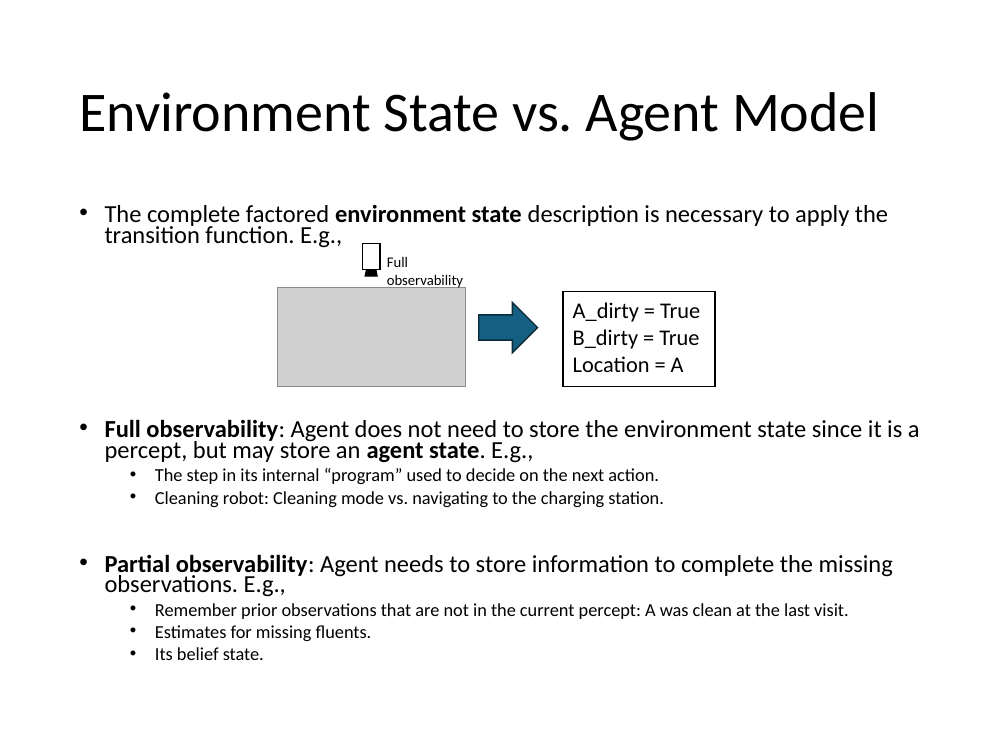
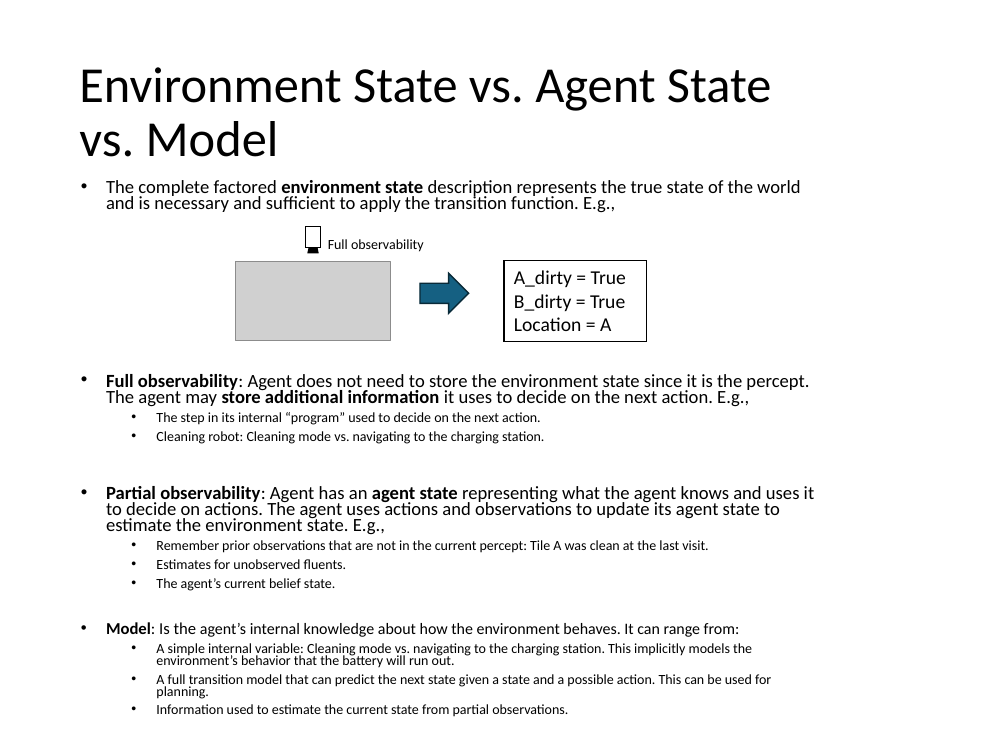
Before and after one commit to kunleola/CS7320, a slide deck: slide 31 of slides/04_search_with_uncertainty.pptx. Drawn at 1008x756 pixels with LibreOffice and Linux fonts; fonts in the diff are those of the drawing; grey boxes stand for pictures. Boxes give left, top, right and bottom in pixels: in the first picture for what was removed or moved away, otherwise in the second. Text is boxed around its words. In the diff, an @@ line names an element or a change of style, - is before the commit and + after.

```diff
--- a/slides/04_search_with_uncertainty.pptx
+++ b/slides/04_search_with_uncertainty.pptx
@@ title at bbox=[79, 67, 771, 157]: text changed; size 40 to 36 pt @@
-Environment State vs. Agent Model
+Environment State vs. Agent State
+vs. Model
@@ text "The complete factored environment state ...": place and size @@
-text "The complete factored environment state ..." at bbox=[105, 205, 920, 660]
+text "The complete factored environment state ..." at bbox=[106, 180, 814, 717]
@@ text "The complete factored environment state ..." at bbox=[106, 180, 814, 717]: size 13.1 to 10 pt in "The step in its internal “program” used ...", "Cleaning robot: Cleaning mode vs. navigating to ..." @@
@@ text at bbox=[106, 180, 809, 407]: text changed; size 17.5 to 13.3 pt @@
-• The complete factored environment state description is necessary to apply the transition function. E.g.,
-• Full observability: Agent does not need to store the environment state since it is a percept, but may store an agent state. E.g.,
+• The complete factored environment state description represents the true state of the world and is necessary and sufficient to apply the transition function. E.g.,
+• Full observability: Agent does not need to store the environment state since it is the percept. The agent may store additional information it uses to decide on the next action. E.g.,
@@ rectangle: place and size @@
-rectangle at bbox=[362, 243, 380, 270]
+rectangle at bbox=[305, 227, 320, 247]
@@ triangle: place and size @@
-triangle at bbox=[365, 246, 377, 275]
+triangle at bbox=[308, 229, 319, 252]
@@ text "Full observability": place and size @@
-text "Full observability" at bbox=[387, 256, 463, 289]
+text "Full observability" at bbox=[328, 239, 424, 252]
@@ text "Full observability" at bbox=[328, 239, 424, 252]: size 10.5 to 10 pt @@
@@ picture: place and size @@
-picture at bbox=[277, 287, 465, 386]
+picture at bbox=[235, 262, 390, 341]
@@ rectangle "A_dirty = True": place and size @@
-rectangle "A_dirty = True" at bbox=[562, 291, 715, 386]
+rectangle "A_dirty = True" at bbox=[504, 260, 647, 342]
@@ rectangle "A_dirty = True" at bbox=[504, 260, 647, 342]: size 16 to 14 pt @@
@@ right arrow: place and size @@
-right arrow at bbox=[479, 302, 537, 353]
+right arrow at bbox=[420, 273, 469, 313]
@@ text at bbox=[106, 486, 814, 717]: text changed; size 13.1 to 10 pt @@
-• Partial observability: Agent needs to store information to complete the missing observations. E.g.,
-  • Remember prior observations that are not in the current percept: A was clean at the last visit.
-  • Estimates for missing fluents.
-  • Its belief state.
+• Partial observability: Agent has an agent state representing what the agent knows and uses it to decide on actions. The agent uses actions and observations to update its agent state to estimate the environment state. E.g.,
+  • Remember prior observations that are not in the current percept: Tile A was clean at the last visit.
+  • Estimates for unobserved fluents.
+  • The agent’s current belief state.
+• Model: Is the agent’s internal knowledge about how the environment behaves. It can range from:
+  • A simple internal variable: Cleaning mode vs. navigating to the charging station. This implicitly models the environment’s behavior that the battery will run out.
+  • A full transition model that can predict the next state given a state and a possible action. This can be used for planning.
+  • Information used to estimate the current state from partial observations.
```
Also in this commit, not shown: 6 other files.
